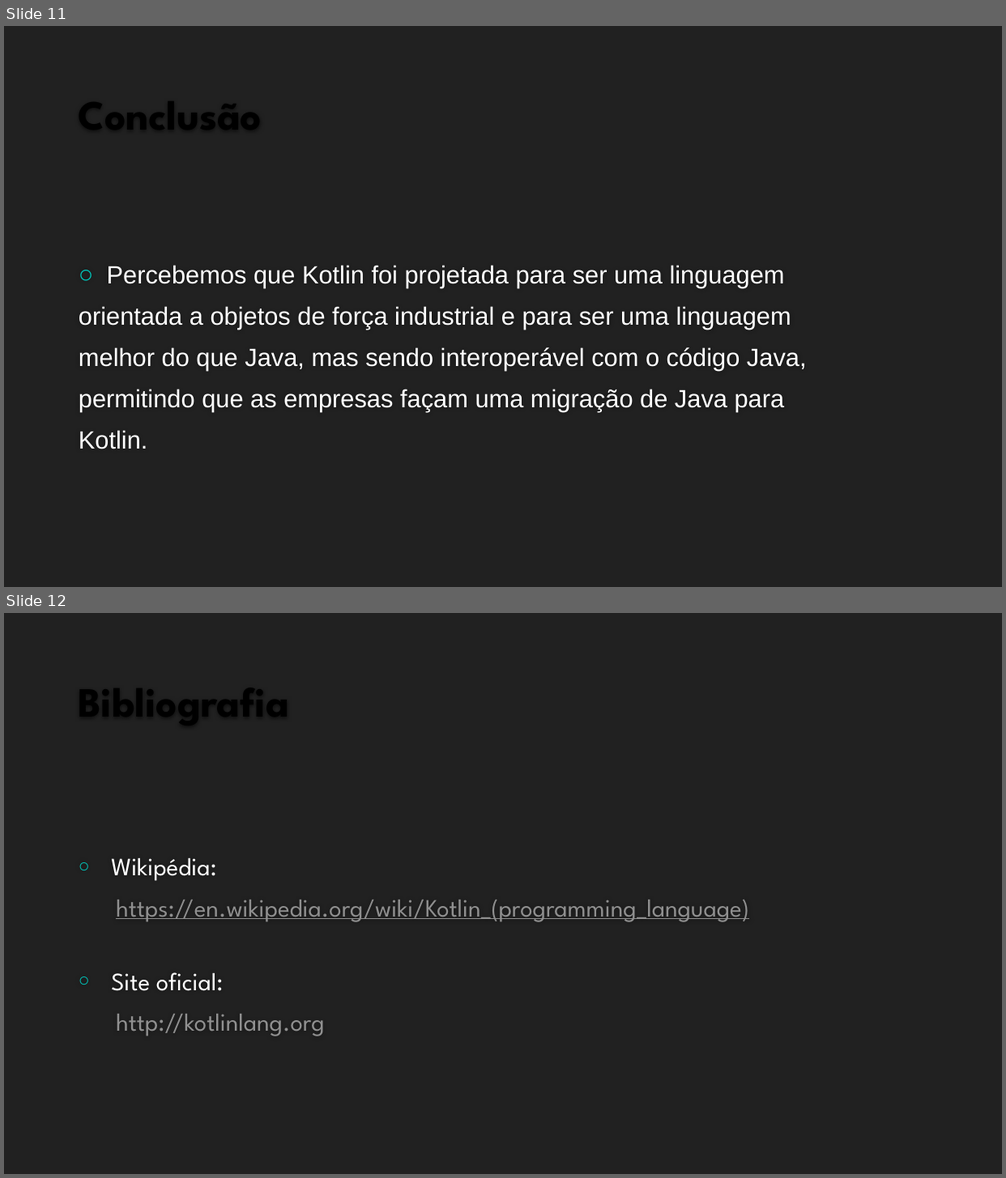
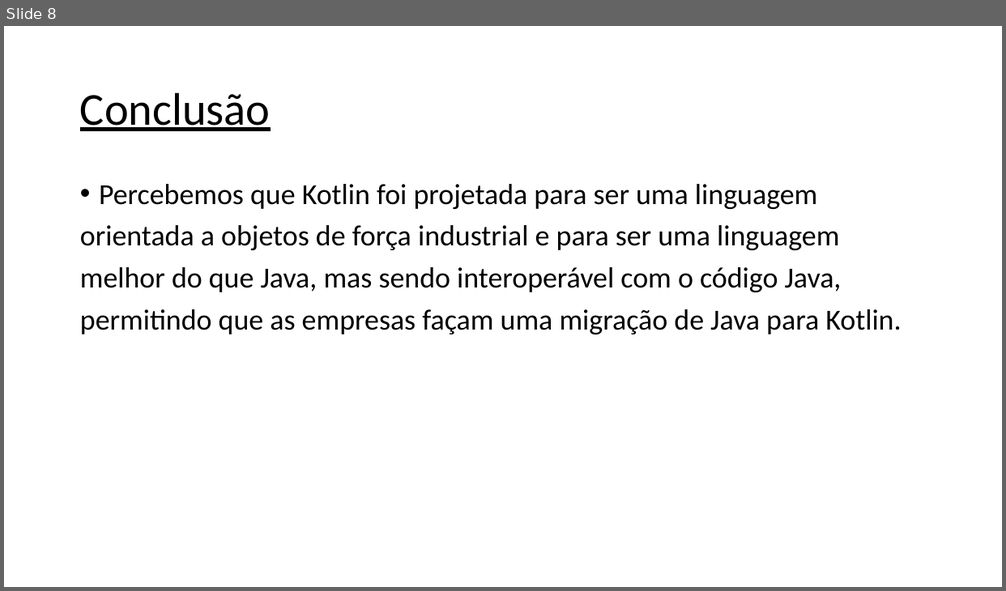
Before and after one commit to lucascomp/EDL, a slide deck: trabalhos/trabalho-01/SLIDES.pptx. Shown one above the other, each under a label of ours: slides 11 and 12 before the commit, slide 8 after it. The pictures are 1006x1178 and 1006x591 pixels, drawn with LibreOffice and Linux fonts; fonts in the diff are those of the drawing; background and template pictures are left out. Boxes give left, top, right and bottom in pixels: in the first picture for what was removed or moved away, otherwise in the second. Text is boxed around its words. In the diff, an @@ line names an element or a change of style, - is before the commit and + after.

```diff
--- a/trabalhos/trabalho-01/SLIDES.pptx
+++ b/trabalhos/trabalho-01/SLIDES.pptx
@@ slide 12 removed at bbox=[4, 613, 1002, 1174], background #212121 @@
@@ title removed at bbox=[70, 649, 936, 729] @@
-Bibliografia
@@ text removed at bbox=[111, 858, 749, 1037] @@
-○ Wikipédia:
-https://en.wikipedia.org/wiki/Kotlin_(programming_language)
-○ Site oficial:
-http://kotlinlang.org
@@ what was slide 11 is now slide 8 @@
@@ slide 8 changed as well @@
@@ background #212121 to #FFFFFF @@
@@ title "Conclusão": place and size @@
-title "Conclusão" at bbox=[70, 62, 936, 142]
+title "Conclusão" at bbox=[80, 92, 270, 131]
@@ title "Conclusão" at bbox=[80, 92, 270, 131]: size 40 to 44 pt, font League Spartan to Calibri, bold off, underline on; line spacing 1 to 0.9; vertical alignment bottom to middle @@
@@ text "Percebemos que Kotlin foi projetada ...": place and size @@
-text "Percebemos que Kotlin foi projetada ..." at bbox=[79, 265, 807, 450]
+text "Percebemos que Kotlin foi projetada ..." at bbox=[80, 184, 901, 335]
@@ text "Percebemos que Kotlin foi projetada ..." at bbox=[80, 184, 901, 335]: vertical alignment middle to top @@
@@ text at bbox=[80, 184, 842, 292]: size 24 to 28 pt, font Arial to Calibri, text colour #FFFFFF to #000000 in "Percebemos que Kotlin foi projetada para ser ...", "orientada a objetos de força industrial e ...", "melhor do que Java, mas sendo interoperável ..."; bullet ○ to •; line spacing 1 to 0.9 @@
@@ text at bbox=[80, 310, 901, 335]: text changed; size 24 to 28 pt; font Arial to Calibri; text colour #FFFFFF to #000000 @@
-permitindo que as empresas façam uma migração de Java para
-Kotlin.
+permitindo que as empresas façam uma migração de Java para Kotlin.
```
Also in this commit, not shown: 6 other slides changed, 1 slide added, 4 other slides removed.
